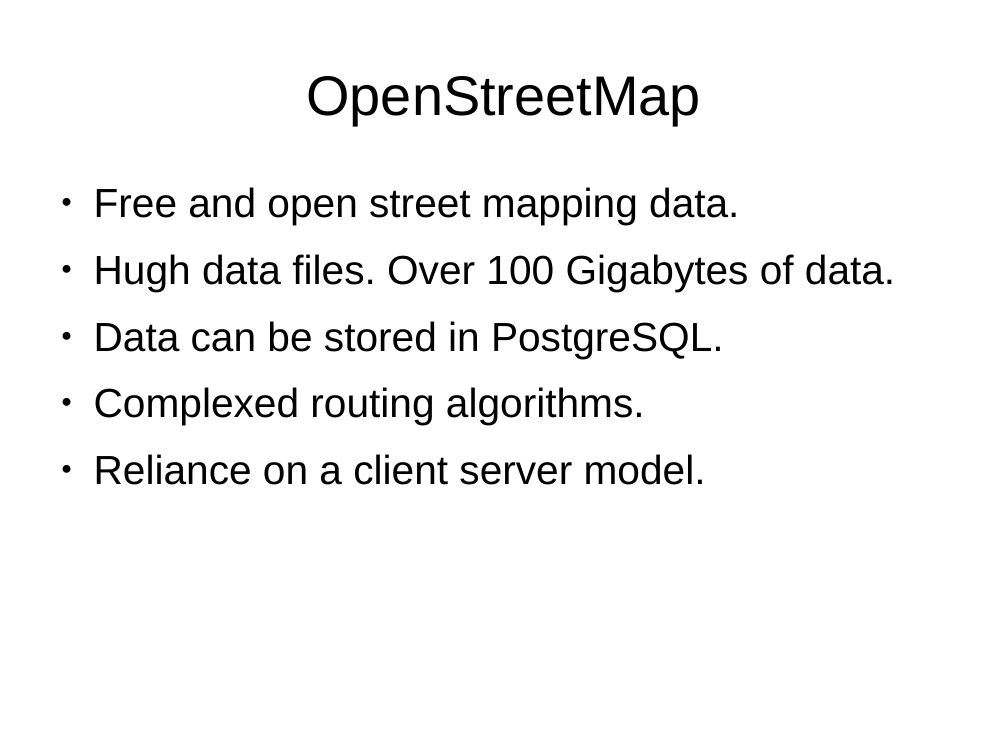
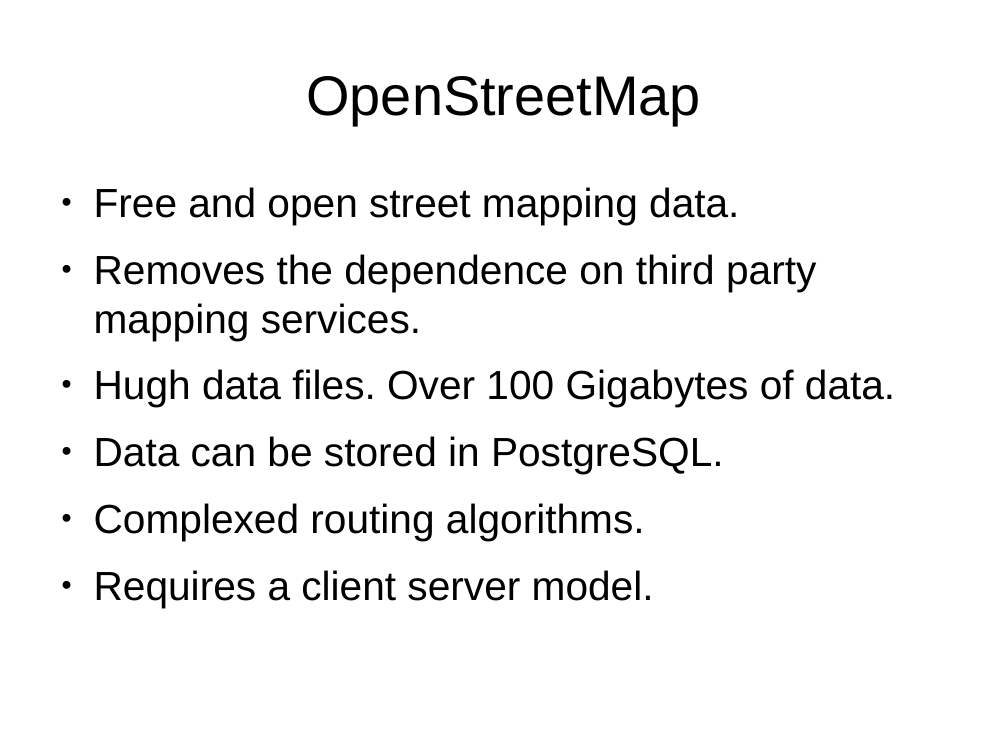
Before and after one commit to fsuarez2005/cosc481-frank-placemap, a slide deck: slide 10 of doc/presentation.odp (slide 9 before the commit). Drawn at 1008x756 pixels with LibreOffice and Linux fonts; fonts in the diff are those of the drawing; background and template pictures are left out. Boxes give left, top, right and bottom in pixels: in the first picture for what was removed or moved away, otherwise in the second. Text is boxed around its words. In the diff, an @@ line names an element or a change of style, - is before the commit and + after.

```diff
--- a/doc/presentation.odp
+++ b/doc/presentation.odp
@@ text at (94,254,816,340): paragraph added @@
+● Removes the dependence on third party mapping services.
@@ text at (94,570,654,607): text changed @@
-● Reliance on a client server model.
+● Requires a client server model.
```
Also in this commit, not shown: 1 other slide changed.
